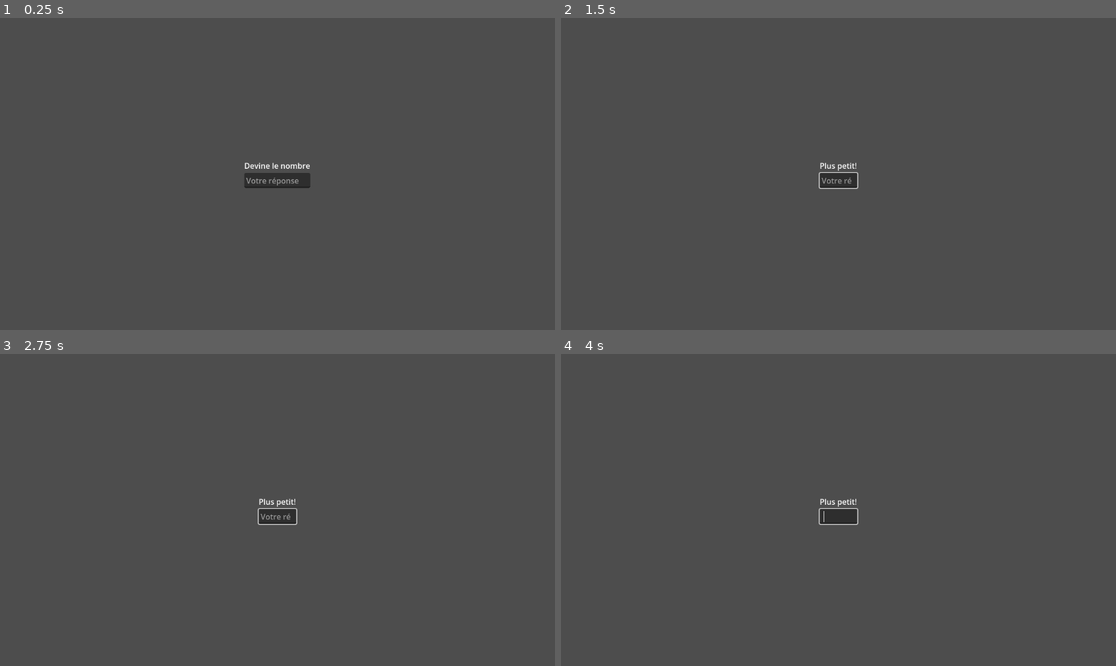
Above: before the commit, frames 1-4 (two rows, left to right).
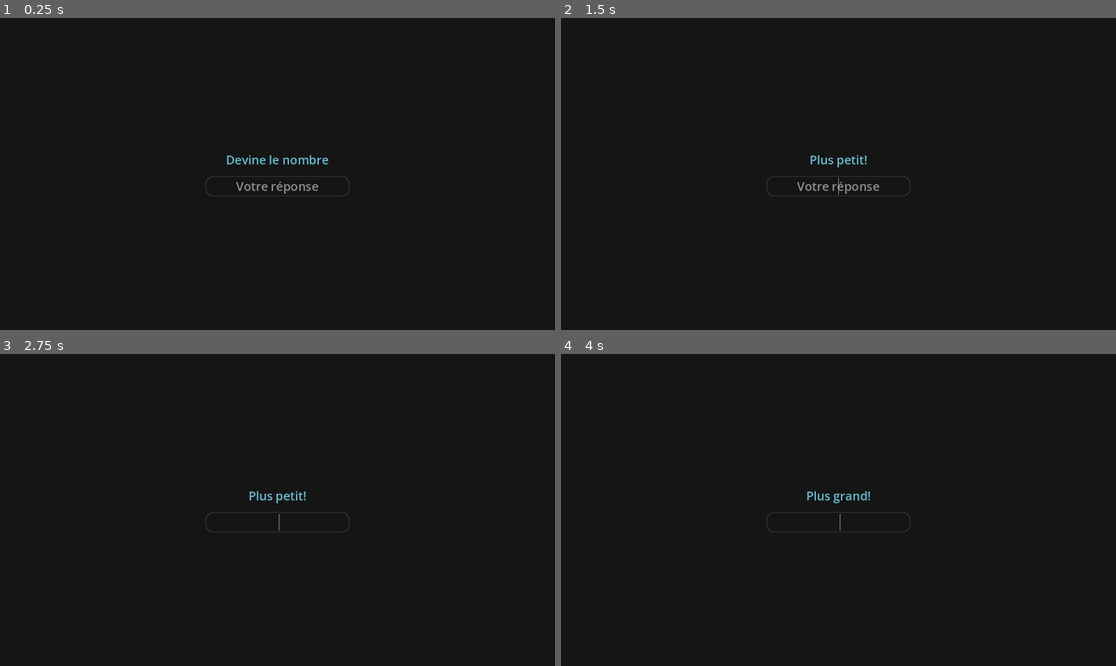
Above: after the commit, the same moments.

Repository: RSelaries/ateliers-gamejam
Game: Godot game, scene res://game.tscn
Two runs of this game, one before a commit and one after it. Both use one fixed random seed, a clock stepped at 60 frames per second and the inputs below.
Inputs (mouse positions are in pixels of both pictures, inside the frame that each line leads up to):
- Up to frame 1 (0.25 s): no input
- Up to frame 2 (1.5 s): click (838, 180) at 0.52 s; type "12" at 0.6 s; tap Enter at 1.25 s
- Up to frame 3 (2.75 s): tap Space at 2 s
- Up to frame 4 (4 s): tap Enter at 2.75 s; tap Space at 3.5 s

The runs differ from the first frame. In frame 1, 100% of the frame differs, in the area x 0-100%, y 0-100%; in frame 2, 100%; in frame 3, 100%; in frame 4, 100%.

Commit message:
Meilleur embeded pour devine le nombre

Diff:
--- a/projets/devine_le_nombre/game.gd
+++ b/projets/devine_le_nombre/game.gd
@@ -3,12 +3,14 @@
 
 @onready var reference_label: Label = $CenterContainer/VBoxContainer/Label
 @onready var reference_line_edit: LineEdit = $CenterContainer/VBoxContainer/LineEdit
+@onready var button: Button = $CenterContainer/VBoxContainer/Button
 
 var nombre_mystere: int
 
 
 func _ready() -> void:
 	nombre_mystere = randi_range(0, 100)
+	button.hide()
 
 
 func _on_line_edit_text_submitted(new_text: String) -> void:
@@ -22,3 +24,8 @@
 		reference_label.text = "Plus grand!"
 	else:
 		reference_label.text = "Trouvé!"
+		button.show()
+
+
+func _on_button_pressed() -> void:
+	get_tree().reload_current_scene()
--- a/projets/devine_le_nombre/game.tscn
+++ b/projets/devine_le_nombre/game.tscn
@@ -1,6 +1,26 @@
 [gd_scene format=3 uid="uid://dswx32eqwv5es"]
 
 [ext_resource type="Script" uid="uid://8aemfw3nmht7" path="res://game.gd" id="1_80nbo"]
+
+[sub_resource type="LabelSettings" id="LabelSettings_80nbo"]
+font_size = 25
+font_color = Color(0.39607844, 0.74509805, 0.83137256, 1)
+
+[sub_resource type="StyleBoxFlat" id="StyleBoxFlat_e2o6t"]
+bg_color = Color(0.6, 0.6, 0.6, 0)
+border_width_left = 2
+border_width_top = 2
+border_width_right = 2
+border_width_bottom = 2
+border_color = Color(0.1764706, 0.1764706, 0.1764706, 1)
+corner_radius_top_left = 16
+corner_radius_top_right = 16
+corner_radius_bottom_right = 16
+corner_radius_bottom_left = 16
+
+[sub_resource type="StyleBoxEmpty" id="StyleBoxEmpty_feb5d"]
+
+[sub_resource type="StyleBoxEmpty" id="StyleBoxEmpty_80nbo"]
 
 [node name="Game" type="Control" unique_id=1272568525]
 layout_mode = 3
@@ -20,15 +40,37 @@
 grow_vertical = 2
 
 [node name="VBoxContainer" type="VBoxContainer" parent="CenterContainer" unique_id=1110440562]
+custom_minimum_size = Vector2(300, 0)
 layout_mode = 2
+theme_override_constants/separation = 16
 
 [node name="Label" type="Label" parent="CenterContainer/VBoxContainer" unique_id=368989824 groups=["boutons"]]
 layout_mode = 2
 text = "Devine le nombre"
+label_settings = SubResource("LabelSettings_80nbo")
+horizontal_alignment = 1
 
 [node name="LineEdit" type="LineEdit" parent="CenterContainer/VBoxContainer" unique_id=777380251]
 layout_mode = 2
+theme_override_font_sizes/font_size = 25
+theme_override_styles/normal = SubResource("StyleBoxFlat_e2o6t")
+theme_override_styles/focus = SubResource("StyleBoxEmpty_feb5d")
 placeholder_text = "Votre réponse"
+alignment = 1
+keep_editing_on_text_submit = true
 virtual_keyboard_type = 2
 
+[node name="Button" type="Button" parent="CenterContainer/VBoxContainer" unique_id=903457129]
+layout_mode = 2
+mouse_default_cursor_shape = 2
+theme_override_colors/font_color = Color(0.39607844, 0.74509805, 0.83137256, 1)
+theme_override_font_sizes/font_size = 25
+theme_override_styles/normal = SubResource("StyleBoxFlat_e2o6t")
+theme_override_styles/pressed = SubResource("StyleBoxFlat_e2o6t")
+theme_override_styles/hover = SubResource("StyleBoxFlat_e2o6t")
+theme_override_styles/disabled = SubResource("StyleBoxFlat_e2o6t")
+theme_override_styles/focus = SubResource("StyleBoxEmpty_80nbo")
+text = "Rejouer"
+
 [connection signal="text_submitted" from="CenterContainer/VBoxContainer/LineEdit" to="." method="_on_line_edit_text_submitted"]
+[connection signal="pressed" from="CenterContainer/VBoxContainer/Button" to="." method="_on_button_pressed"]
--- a/projets/devine_le_nombre/project.godot
+++ b/projets/devine_le_nombre/project.godot
@@ -13,6 +13,7 @@
 config/name="devine-le-nombre"
 run/main_scene="uid://dswx32eqwv5es"
 config/features=PackedStringArray("4.6", "GL Compatibility")
+boot_splash/bg_color=Color(0.08235294, 0.08235294, 0.08235294, 1)
 config/icon="res://icon.svg"
 
 [file_customization]
@@ -34,3 +35,4 @@
 rendering_device/driver.windows="d3d12"
 renderer/rendering_method="gl_compatibility"
 renderer/rendering_method.mobile="gl_compatibility"
+environment/defaults/default_clear_color=Color(0.08235294, 0.08235294, 0.08235294, 1)
Not shown, changed: docs/game-builds/devine-le-nombre/index.html
Not shown, changed: docs/game-builds/devine-le-nombre/index.pck
Not shown, changed: docs/pages/ateliers/devine-le-nombre.md
Not shown, changed: docs/styles/page-display.css
